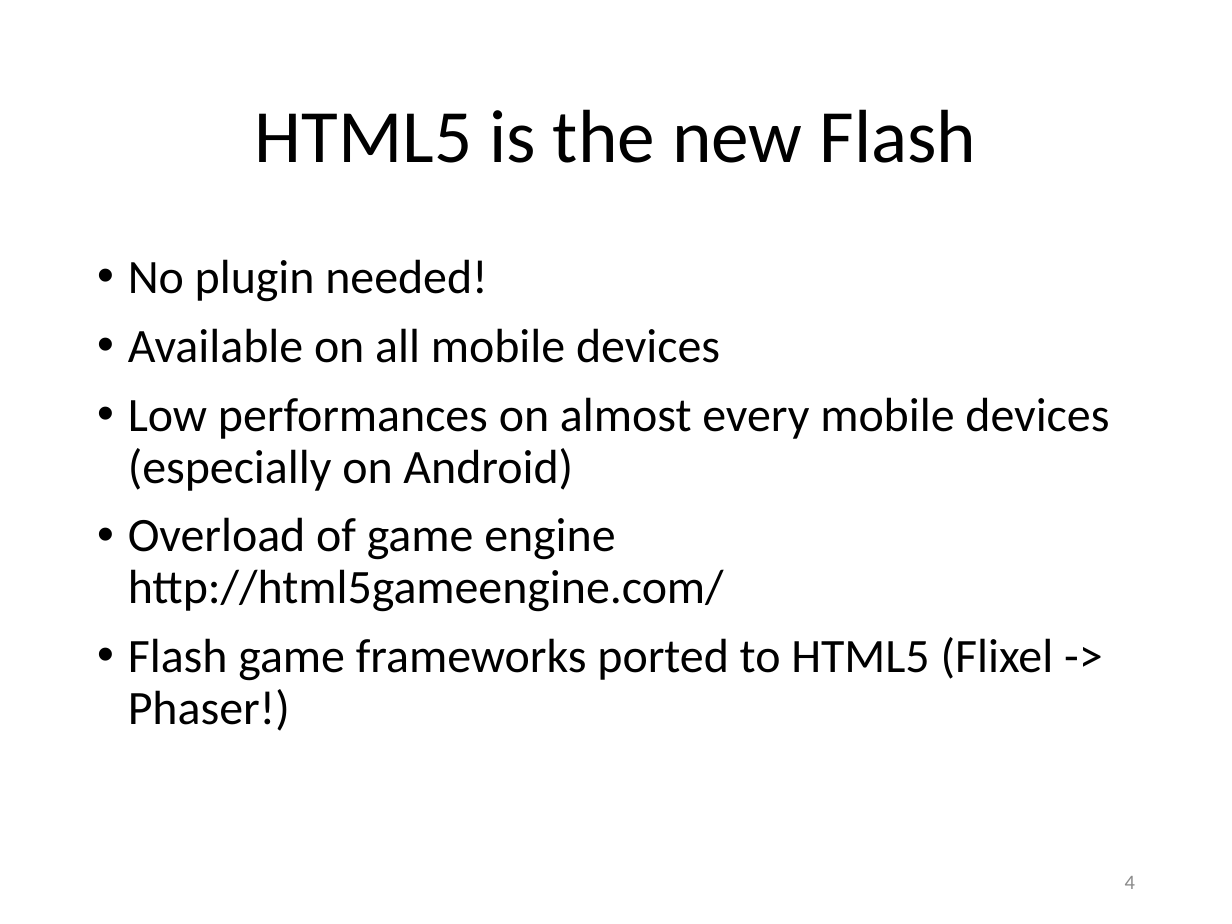
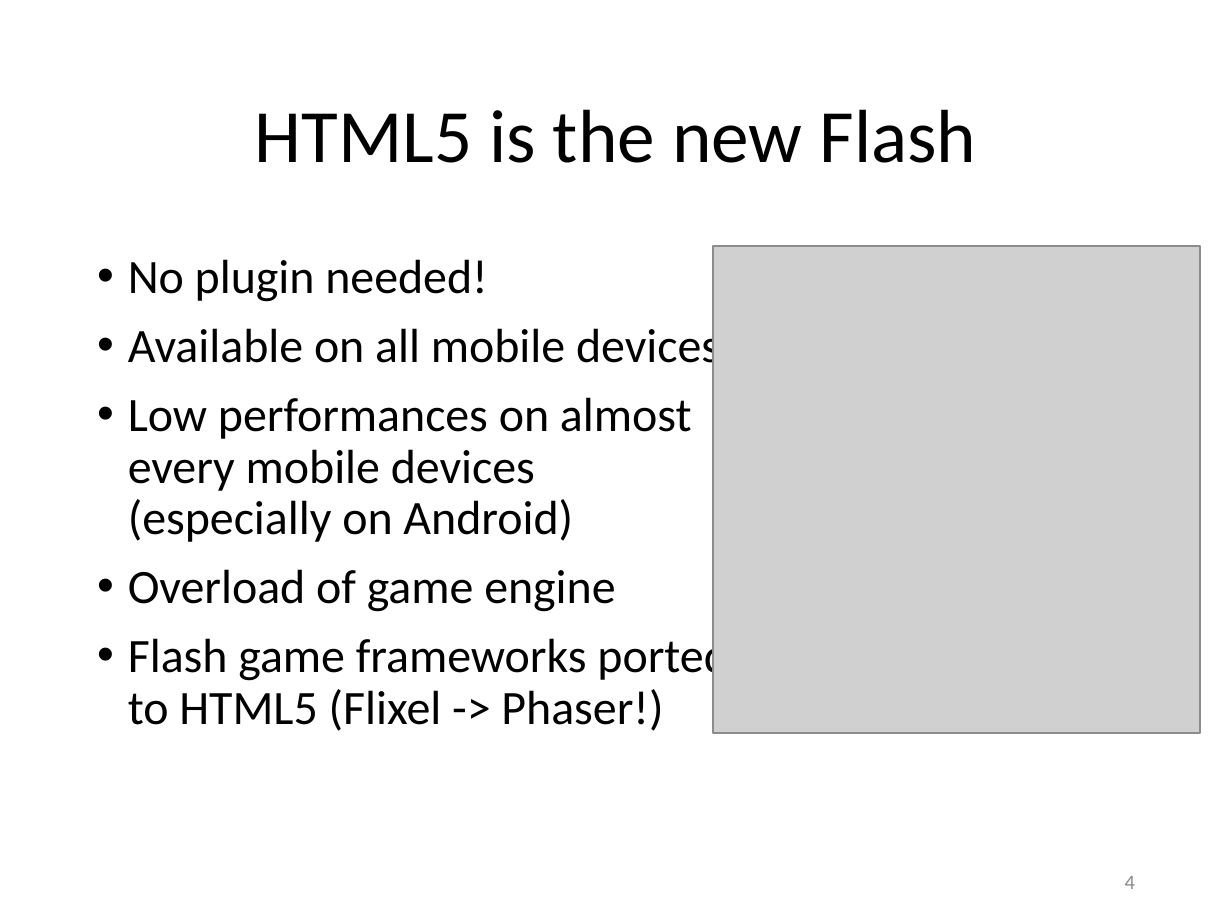
Before and after one commit to Lotti/codemotion2014, a slide deck: slide 4 of codemotion.pptx. Drawn at 1232x924 pixels with LibreOffice and Linux fonts; fonts in the diff are those of the drawing; grey boxes stand for pictures; background and template pictures are left out. Boxes give left, top, right and bottom in pixels: in the first picture for what was removed or moved away, otherwise in the second. Text is boxed around its words. In the diff, an @@ line names an element or a change of style, - is before the commit and + after.

```diff
--- a/codemotion.pptx
+++ b/codemotion.pptx
@@ picture added at (713,246,1200,733) @@
@@ text at (128,569,615,612): text changed @@
-• Overload of game engine http://html5gameengine.com/
+• Overload of game engine
```
Also in this commit, not shown: 10 other slides changed, 5 slides added, 1 other file.
